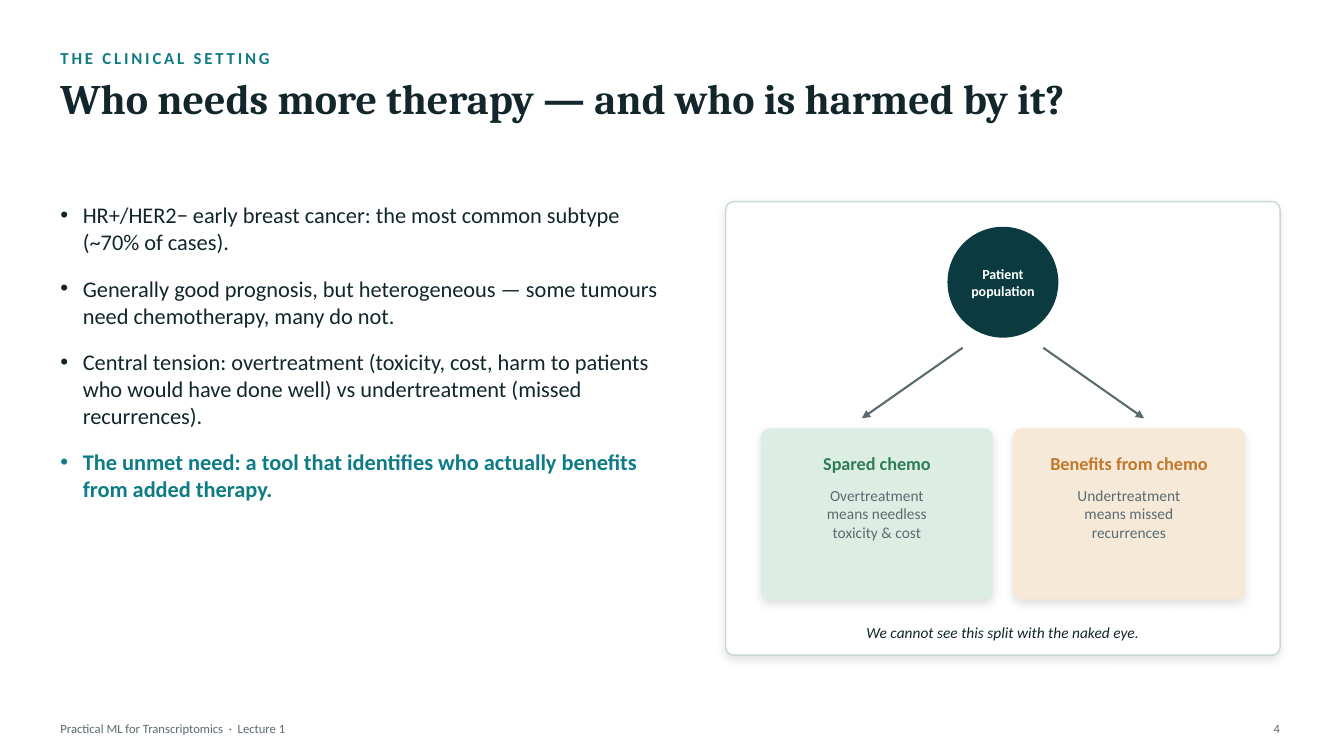
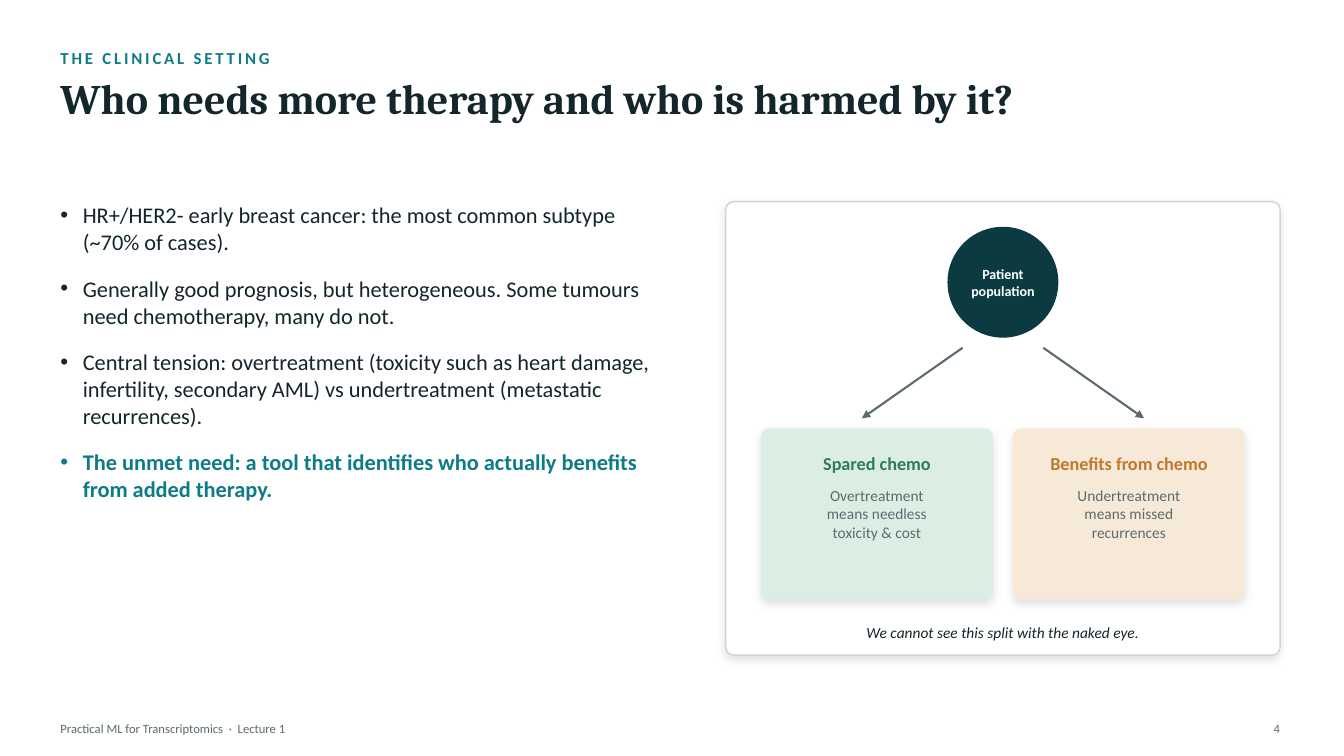
Before and after one commit to zhanyinx/ml26, a slide deck: slide 4 of lessons/lesson01_biological_question/theory/slides/Lecture1 - From Biological Question to ML Problem.pptx. Drawn at 1344x756 pixels with LibreOffice and Linux fonts; fonts in the diff are those of the drawing. Boxes give left, top, right and bottom in pixels: in the first picture for what was removed or moved away, otherwise in the second. Text is boxed around its words. In the diff, an @@ line names an element or a change of style, - is before the commit and + after.

```diff
--- a/lessons/lesson01_biological_question/theory/slides/Lecture1 - From Biological Question to ML Problem.pptx
+++ b/lessons/lesson01_biological_question/theory/slides/Lecture1 - From Biological Question to ML Problem.pptx
@@ text at (60, 84, 1013, 124): text changed @@
-Who needs more therapy — and who is harmed by it?
+Who needs more therapy and who is harmed by it?
@@ text at (83, 207, 649, 427): text changed @@
-• HR+/HER2− early breast cancer: the most common subtype (~70% of cases).
-• Generally good prognosis, but heterogeneous — some tumours need chemotherapy, many do not.
-• Central tension: overtreatment (toxicity, cost, harm to patients who would have done well) vs undertreatment (missed recurrences).
+• HR+/HER2- early breast cancer: the most common subtype (~70% of cases).
+• Generally good prognosis, but heterogeneous. Some tumours need chemotherapy, many do not.
+• Central tension: overtreatment (toxicity such as heart damage, infertility, secondary AML) vs undertreatment (metastatic recurrences).
```
Also in this commit, not shown: 1 other slide changed.
